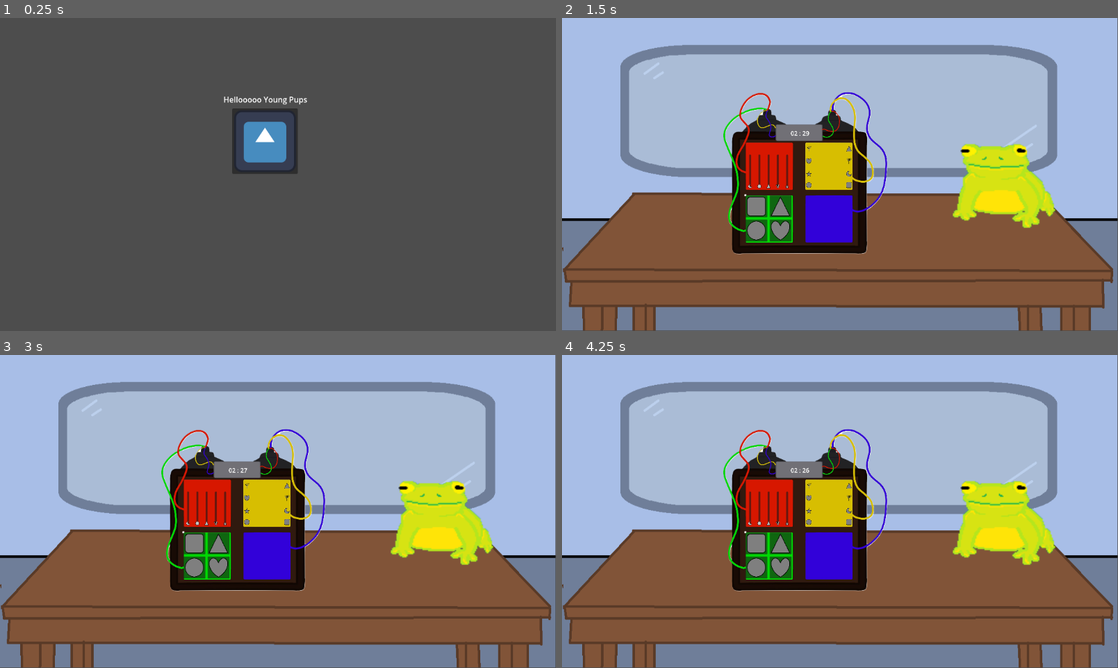
Above: before the commit, frames 1-4 (two rows, left to right).
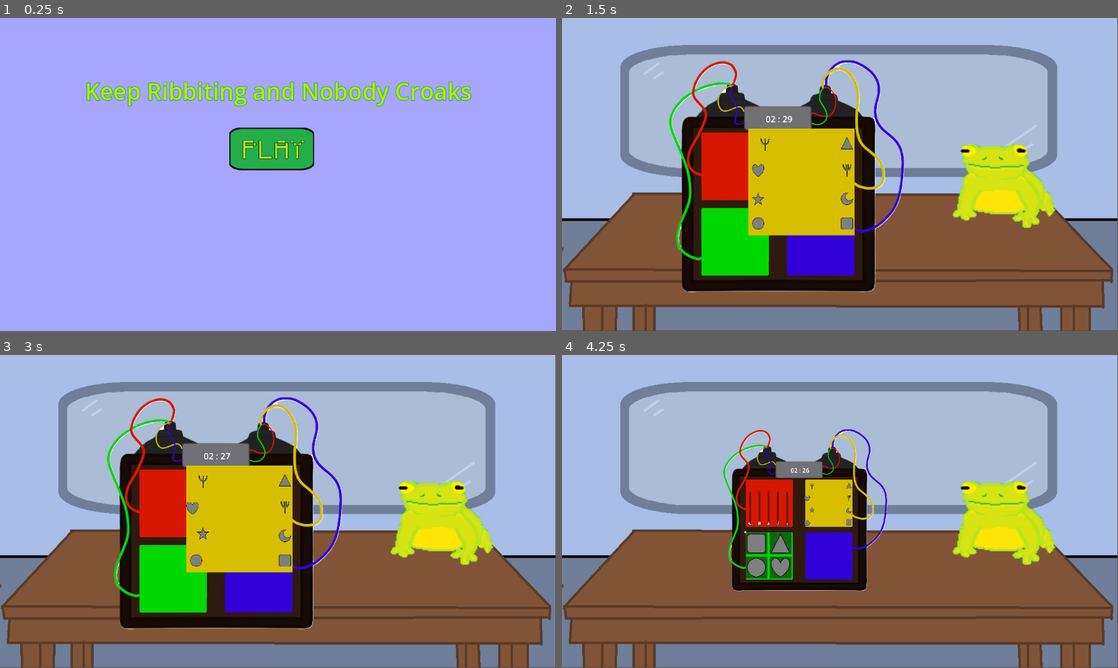
Above: after the commit, the same moments.

Repository: DepressoExpressoBoi/Godot-Wild-Jam-Signal
Game: Godot game, scene res://scenes/game_controller.tscn
Two runs of this game, one before a commit and one after it. Both use one fixed random seed, a clock stepped at 60 frames per second and the inputs below. The engine's default icon, where the game draws it, is replaced by a stand-in: a white triangle on a blue panel in a dark square.
Inputs (mouse positions are in pixels of both pictures, inside the frame that each line leads up to; where the layout moved, square brackets give the same spot in the first picture):
- Up to frame 1 (0.25 s): no input
- Up to frame 2 (1.5 s): click (834, 149) [828, 140] at 0.5 s; click (806, 149) at 1.25 s
- Up to frame 3 (3 s): click (100, 530) [244, 498] at 2 s; click (244, 511) at 2.75 s
- Up to frame 4 (4.25 s): click (662, 639) [806, 520] at 3.5 s

The runs differ from the first frame. In frame 1, 100% of the frame differs, in the area x 0-100%, y 0-100%; in frame 2, 20%; in frame 3, 20%; in frame 4, less than 0.1%.

Commit message:
A wave of changes

Diff:
--- a/scenes/bomb.gd
+++ b/scenes/bomb.gd
@@ -125,7 +125,7 @@
 
 func _on_puzzle_power_sliders_gui_input(event: InputEvent) -> void:
 	#print('power_sliders event: ', event)
-	if event is InputEventMouseButton and event.button_index == MOUSE_BUTTON_RIGHT and event.pressed:
+	if event is InputEventMouseButton and event.button_index == MOUSE_BUTTON_LEFT and event.pressed:
 		var bomb_tween
 
 		print('powersliders puzzle_grown: ', puzzle_grown)
--- a/scenes/bomb_and_frog.tscn
+++ b/scenes/bomb_and_frog.tscn
@@ -22,6 +22,7 @@
 scale = Vector2(2.328125, 2.1640625)
 
 [node name="Bomb" parent="." unique_id=258079969 instance=ExtResource("1_1vjqw")]
+visible = false
 position = Vector2(897, 328)
 scale = Vector2(0.065, 0.065)
 
@@ -40,6 +41,7 @@
 
 [node name="AudioStreamPlayer2D" type="AudioStreamPlayer2D" parent="." unique_id=1196809095]
 stream = ExtResource("4_5ad8w")
+volume_db = -6.913
 
 [connection signal="input_event" from="Jimmy" to="." method="_on_jimmy_input_event"]
 [connection signal="input_event" from="Bomb" to="." method="_on_bomb_input_event"]
--- a/scenes/jimmy.tscn
+++ b/scenes/jimmy.tscn
@@ -4,11 +4,16 @@
 [ext_resource type="Script" uid="uid://deyqgwnxv7kdy" path="res://scripts/jimmy.gd" id="1_k82eu"]
 [ext_resource type="Texture2D" uid="uid://boxy74jrs0ndc" path="res://assets/jimmy/jimmy_animation/jimmy_open.png" id="2_oke34"]
 [ext_resource type="Texture2D" uid="uid://c6pdglafqcfdf" path="res://assets/jimmy/jimmy_animation/jimmy_tongue_1.png" id="3_3qlgw"]
+[ext_resource type="Texture2D" uid="uid://b2e4wid7oluhr" path="res://assets/jimmy/jimmy_animation/jimmy_blow_up_1.png" id="3_4f0fo"]
 [ext_resource type="Texture2D" uid="uid://3ipyjanw5bjq" path="res://assets/jimmy/jimmy_clues/purple_clues/jimmy_purple_sign.png" id="3_18ehb"]
+[ext_resource type="Texture2D" uid="uid://cjuw3itt78any" path="res://assets/jimmy/jimmy_animation/jimmy_blow_up_2.png" id="4_mqjgq"]
 [ext_resource type="Texture2D" uid="uid://c8giomg1b5877" path="res://assets/jimmy/jimmy_animation/jimmy_tongue_2.png" id="4_ngpqu"]
+[ext_resource type="Texture2D" uid="uid://ch2nauxj61auy" path="res://assets/jimmy/jimmy_animation/jimmy_blow_up_3.png" id="5_tufvp"]
 [ext_resource type="Texture2D" uid="uid://bp528vn2nyk18" path="res://assets/jimmy/jimmy_animation/jimmy_tongue_3.png" id="5_yd47l"]
 [ext_resource type="Texture2D" uid="uid://dco7tstefeky4" path="res://assets/jimmy/jimmy_animation/jimmy_tongue_4.png" id="6_3fccu"]
+[ext_resource type="Texture2D" uid="uid://csv6us6gedam3" path="res://assets/jimmy/jimmy_animation/jimmy_blow_up_4.png" id="6_7uc7u"]
 [ext_resource type="Texture2D" uid="uid://ceu1ie8fjikbk" path="res://assets/jimmy/jimmy_clues/purple_clues/jimmy_purple_circle.png" id="7_18ehb"]
+[ext_resource type="Texture2D" uid="uid://ds8mcylnnur5a" path="res://assets/jimmy/jimmy_animation/jimmy_blow_up_5.png" id="7_vxdw0"]
 [ext_resource type="Texture2D" uid="uid://chthb4m1u155f" path="res://assets/jimmy/jimmy_clues/blue_clues/jimmy_blue_bun.png" id="8_lw7qf"]
 [ext_resource type="Texture2D" uid="uid://cwknmt7kgc0qv" path="res://assets/jimmy/jimmy_clues/purple_clues/jimmy_purple_fork4.png" id="8_tbu2f"]
 [ext_resource type="Texture2D" uid="uid://bnwrg02rf3ysm" path="res://assets/jimmy/jimmy_clues/purple_clues/jimmy_purple_moon.png" id="9_tqglu"]
@@ -64,9 +69,39 @@
 [ext_resource type="Texture2D" uid="uid://w3d2kkrtc32r" path="res://assets/jimmy/jimmy_clues/yellow_clues/jimmy_yellow_square.png" id="55_33gj0"]
 [ext_resource type="Texture2D" uid="uid://m0myyp1mpe3v" path="res://assets/jimmy/jimmy_clues/yellow_clues/jimmy_yellow_star.png" id="56_gilu3"]
 [ext_resource type="Texture2D" uid="uid://d3ftyf4iuma5l" path="res://assets/jimmy/jimmy_clues/yellow_clues/jimmy_yellow_triangle.png" id="57_4f0fo"]
+[ext_resource type="AudioStream" uid="uid://bvrscfrf2brwj" path="res://assets/jimmy/audio/jimmy_hurry_up.wav" id="65_0bgk7"]
+[ext_resource type="AudioStream" uid="uid://bnnv66s8502w7" path="res://assets/jimmy/audio/jimmy_gulp.wav" id="66_gx5h7"]
+[ext_resource type="AudioStream" uid="uid://dqgnsblhw3buw" path="res://assets/jimmy/audio/jimmy_tongue_1.wav" id="67_m62b3"]
+[ext_resource type="AudioStream" uid="uid://hk2e0xyv26m6" path="res://assets/jimmy/audio/jimmy_tongue_2.wav" id="68_33gj0"]
+[ext_resource type="AudioStream" uid="uid://cvc8ariyj8t87" path="res://assets/jimmy/audio/jimmy_tongue_3.wav" id="69_gilu3"]
+[ext_resource type="AudioStream" uid="uid://rti532rsye6l" path="res://assets/jimmy/audio/jimmy_tongue_4.wav" id="70_4f0fo"]
+[ext_resource type="Texture2D" uid="uid://dp48618u3ndx0" path="res://assets/restart_button.png" id="76_mqjgq"]
 
 [sub_resource type="SpriteFrames" id="SpriteFrames_3fccu"]
 animations = [{
+"frames": [{
+"duration": 1.0,
+"texture": ExtResource("1_htl5q")
+}, {
+"duration": 0.5,
+"texture": ExtResource("3_4f0fo")
+}, {
+"duration": 0.5,
+"texture": ExtResource("4_mqjgq")
+}, {
+"duration": 0.5,
+"texture": ExtResource("5_tufvp")
+}, {
+"duration": 0.5,
+"texture": ExtResource("6_7uc7u")
+}, {
+"duration": 0.5,
+"texture": ExtResource("7_vxdw0")
+}],
+"loop": false,
+"name": &"blow_up",
+"speed": 5.0
+}, {
 "frames": [{
 "duration": 1.0,
 "texture": ExtResource("1_htl5q")
@@ -1509,10 +1544,41 @@
 
 [node name="AnimatedSprite2D" type="AnimatedSprite2D" parent="." unique_id=1719427387]
 sprite_frames = SubResource("SpriteFrames_3fccu")
+animation = &"blow_up"
 
 [node name="CollisionShape2D" type="CollisionShape2D" parent="." unique_id=1537868090]
 position = Vector2(16, 23)
 shape = SubResource("CircleShape2D_k82eu")
 
+[node name="HurryUpTrack" type="AudioStreamPlayer2D" parent="." unique_id=403049315]
+stream = ExtResource("65_0bgk7")
+
+[node name="GulpTrack" type="AudioStreamPlayer2D" parent="." unique_id=1319132798]
+stream = ExtResource("66_gx5h7")
+
+[node name="Tongue1Track" type="AudioStreamPlayer2D" parent="." unique_id=737266813]
+stream = ExtResource("67_m62b3")
+
+[node name="Tongue2Track" type="AudioStreamPlayer2D" parent="." unique_id=1462374020]
+stream = ExtResource("68_33gj0")
+
+[node name="Tongue3Track" type="AudioStreamPlayer2D" parent="." unique_id=734560258]
+stream = ExtResource("69_gilu3")
+
+[node name="Tongue4Track" type="AudioStreamPlayer2D" parent="." unique_id=926523455]
+stream = ExtResource("70_4f0fo")
+
+[node name="RestartButton" type="Button" parent="." unique_id=1036419159]
+visible = false
+offset_left = -30.999998
+offset_top = 1.0
+offset_right = 233.0
+offset_bottom = 137.0
+scale = Vector2(0.355, 0.355)
+icon = ExtResource("76_mqjgq")
+flat = true
+icon_alignment = 1
+
 [connection signal="animation_finished" from="AnimatedSprite2D" to="." method="_on_animated_sprite_2d_animation_finished"]
 [connection signal="frame_changed" from="AnimatedSprite2D" to="." method="_on_animated_sprite_2d_frame_changed"]
+[connection signal="pressed" from="RestartButton" to="." method="_on_restart_button_pressed"]
--- a/scenes/main_menu.tscn
+++ b/scenes/main_menu.tscn
@@ -1,7 +1,15 @@
 [gd_scene format=3 uid="uid://cbdw44aifl3mp"]
 
 [ext_resource type="Script" uid="uid://d0dh58jpncel1" path="res://scripts/main_menu.gd" id="1_l6cm7"]
-[ext_resource type="Texture2D" uid="uid://bgfarc1ngqshe" path="res://assets/icon.svg" id="2_ekxnf"]
+[ext_resource type="Texture2D" uid="uid://d0clkf5w6p2fk" path="res://assets/play_button.png" id="2_ekxnf"]
+
+[sub_resource type="LabelSettings" id="LabelSettings_bqqt6"]
+font_size = 48
+font_color = Color(0.70980394, 0.9019608, 0.11372549, 1)
+outline_size = 5
+outline_color = Color(0.13725491, 0.68235296, 0.2901961, 1)
+shadow_size = 57
+shadow_color = Color(0.019607844, 0.019607844, 0.019607844, 0)
 
 [node name="MainMenu" type="Control" unique_id=207003901]
 layout_mode = 3
@@ -12,22 +20,32 @@
 grow_vertical = 2
 script = ExtResource("1_l6cm7")
 
+[node name="ColorRect" type="ColorRect" parent="." unique_id=2079767529]
+layout_mode = 0
+offset_right = 1162.0
+offset_bottom = 670.0
+color = Color(0.65199715, 0.651983, 1, 1)
+
 [node name="Title" type="Label" parent="." unique_id=1945699890]
 layout_mode = 0
-offset_left = 427.0
-offset_top = 129.0
-offset_right = 674.0
-offset_bottom = 209.0
-text = "Hellooooo Young Pups	"
+offset_left = 176.0
+offset_top = 112.0
+offset_right = 978.0
+offset_bottom = 192.0
+text = "Keep Ribbiting and Nobody Croaks"
+label_settings = SubResource("LabelSettings_bqqt6")
 horizontal_alignment = 1
 vertical_alignment = 1
 
 [node name="Button" type="Button" parent="." unique_id=1091325008]
 layout_mode = 0
-offset_left = 481.0
-offset_top = 187.0
-offset_right = 617.0
-offset_bottom = 323.0
+offset_left = 472.0
+offset_top = 224.00002
+offset_right = 736.0
+offset_bottom = 360.0
+scale = Vector2(0.69, 0.69)
 icon = ExtResource("2_ekxnf")
+flat = true
+icon_alignment = 1
 
 [connection signal="pressed" from="Button" to="." method="_on_button_pressed"]
--- a/scenes/puzzle_scenes/wire_match.tscn
+++ b/scenes/puzzle_scenes/wire_match.tscn
@@ -137,6 +137,7 @@
 offset_top = 72.0
 offset_right = 160.0
 offset_bottom = 200.0
+mouse_filter = 1
 texture_normal = ExtResource("1_y2swr")
 texture_pressed = ExtResource("1_y2swr")
 stretch_mode = 0
@@ -148,6 +149,7 @@
 offset_top = 328.0
 offset_right = 160.0
 offset_bottom = 456.0
+mouse_filter = 1
 texture_normal = ExtResource("1_y2swr")
 texture_pressed = ExtResource("1_y2swr")
 stretch_mode = 0
@@ -159,6 +161,7 @@
 offset_top = 592.0
 offset_right = 160.0
 offset_bottom = 720.0
+mouse_filter = 1
 texture_normal = ExtResource("1_y2swr")
 texture_pressed = ExtResource("1_y2swr")
 stretch_mode = 0
@@ -170,6 +173,7 @@
 offset_top = 824.0
 offset_right = 160.0
 offset_bottom = 952.0
+mouse_filter = 1
 texture_normal = ExtResource("1_y2swr")
 texture_pressed = ExtResource("1_y2swr")
 stretch_mode = 0
--- a/scripts/bomb_and_frog.gd
+++ b/scripts/bomb_and_frog.gd
@@ -131,10 +131,14 @@
 		if random_puzzle_shape != 'powerslide' or random_puzzle_shape != 'fake-shape':
 			print('not puzzle.solved: ', random_puzzle_shape)
 			Jimmy.monitoring = false
+			Jimmy.tongue_tracks.pick_random().play()
 			Jimmy.animation.play(random_puzzle_color + '_' + random_puzzle_shape)
+			#Jimmy.tongue_tracks.pick_random().stop()
 	elif puzzle.solved:
 		Jimmy.monitoring = false
+		Jimmy.hurry_up_track.play()
 		Jimmy.animation.play('hurry_up')
+		#Jimmy.hurry_up_track.stop()
 
 func grow_bomb() -> Tween:
 	var tween = create_tween().set_parallel(true)
@@ -159,8 +163,11 @@
 func jimmy_eat_bomb() -> Tween:
 	Bomb.visible = true
 
+	Jimmy.tongue_tracks.pick_random().play()
 	Jimmy.animation.play('spit_out_bomb')
+	Jimmy.tongue_tracks.pick_random().play()
 	Jimmy.animation.play('eat_out_bomb')
+	Jimmy.gulp_track.play()
 
 	var tween = create_tween().set_parallel(true)
 
@@ -211,7 +218,10 @@
 		print(random_puzzle_color + '_' + random_puzzle_shape)
 		display_clue(random_puzzle_color, random_puzzle_shape)
 	if event is InputEventMouseButton and event.button_index == MOUSE_BUTTON_RIGHT and event.pressed:
+		audio_player.stop()
 		jimmy_eat_bomb()
+
+		Jimmy.animation.play('blow_up')
 
 func _on_bomb_input_event(viewport: Node, event: InputEvent, shape_idx: int) -> void:
 	if event is InputEventMouseButton and event.button_index == MOUSE_BUTTON_LEFT and event.pressed:
@@ -243,3 +253,5 @@
 	print('game_over')
 	audio_player.stop()
 	jimmy_eat_bomb()
+
+	Jimmy.animation.play('blow_up')
--- a/scripts/game_controller.gd
+++ b/scripts/game_controller.gd
@@ -16,6 +16,11 @@
 	var bomb_and_frog = preload("res://scenes/bomb_and_frog.tscn").instantiate()
 	Global.game_controller.add_child(bomb_and_frog)
 
+#func change_to_main_menu_scene():
+	#Global.game_controller.remove_child(main_menu)
+	#var bomb_and_frog = preload("res://scenes/bomb_and_frog.tscn").instantiate()
+	#Global.game_controller.add_child(bomb_and_frog)
+
 # Here we would add the functions that we call from the game to change to different scenes.
 # I can't start writing one ssince we don't have the scenes and each one has different
 # requirements. Such as if the scene needs to still exist in the background for things
--- a/scripts/jimmy.gd
+++ b/scripts/jimmy.gd
@@ -2,12 +2,26 @@
 
 @onready var animation = $AnimatedSprite2D
 @onready var jimmy_area = $"."
+@onready var hurry_up_track = $HurryUpTrack
+@onready var gulp_track = $GulpTrack
+@onready var tongue1_track = $Tongue1Track
+@onready var tongue2_track = $Tongue2Track
+@onready var tongue3_track = $Tongue3Track
+@onready var tongue4_track = $Tongue4Track
+@onready var restart = $RestartButton
+@onready var collision = $CollisionShape2D
 
+@onready var tongue_tracks = [tongue1_track, tongue2_track, tongue3_track, tongue4_track]
 
 func _on_animated_sprite_2d_animation_finished() -> void:
-	jimmy_area.monitoring = true
-	animation.offset = Vector2(0.0, 0.0)
-	animation.play("default")
+	if animation.animation != 'blow_up':
+		jimmy_area.monitoring = true
+		animation.offset = Vector2(0.0, 0.0)
+		animation.play("default")
+	else:
+		animation.visible = false
+		restart.visible = true
+		collision.disabled = true
 
 func _on_animated_sprite_2d_frame_changed() -> void:
 	if animation.animation  == 'spit_out_bomb':
@@ -20,3 +34,6 @@
 			animation.offset = Vector2(-64.0, 0.0)
 		else:
 			animation.offset = Vector2(0.0, 0.0)
+
+func _on_restart_button_pressed() -> void:
+	pass # Replace with function body.
Not shown, added: assets/jimmy/audio/jimmy_gulp.wav.import
Not shown, added: assets/jimmy/audio/jimmy_hurry_up.wav.import
Not shown, added: assets/jimmy/audio/jimmy_tongue_1.wav.import
Not shown, added: assets/jimmy/audio/jimmy_tongue_2.wav.import
Not shown, added: assets/jimmy/audio/jimmy_tongue_3.wav.import
Not shown, added: assets/jimmy/audio/jimmy_tongue_4.wav.import
Binary file added: assets/jimmy/jimmy_animation/jimmy_blow_up_1.png
Not shown, added: assets/jimmy/jimmy_animation/jimmy_blow_up_1.png.import
Binary file added: assets/jimmy/jimmy_animation/jimmy_blow_up_2.png
Not shown, added: assets/jimmy/jimmy_animation/jimmy_blow_up_2.png.import
Binary file added: assets/jimmy/jimmy_animation/jimmy_blow_up_3.png
Not shown, added: assets/jimmy/jimmy_animation/jimmy_blow_up_3.png.import
(and 16 more such lines)
